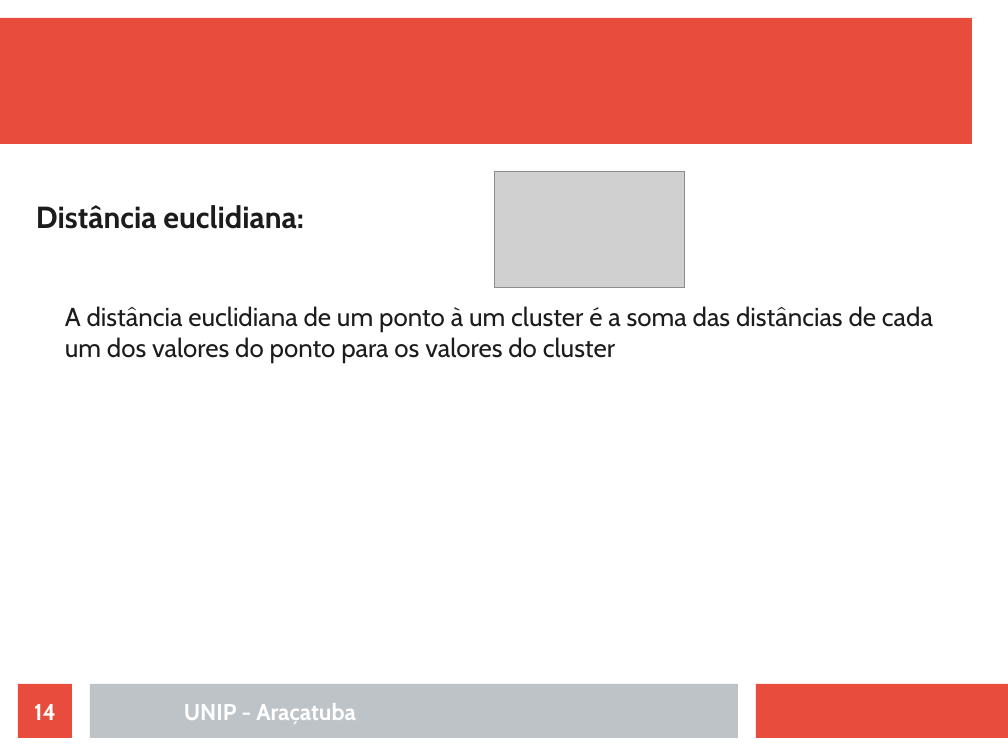
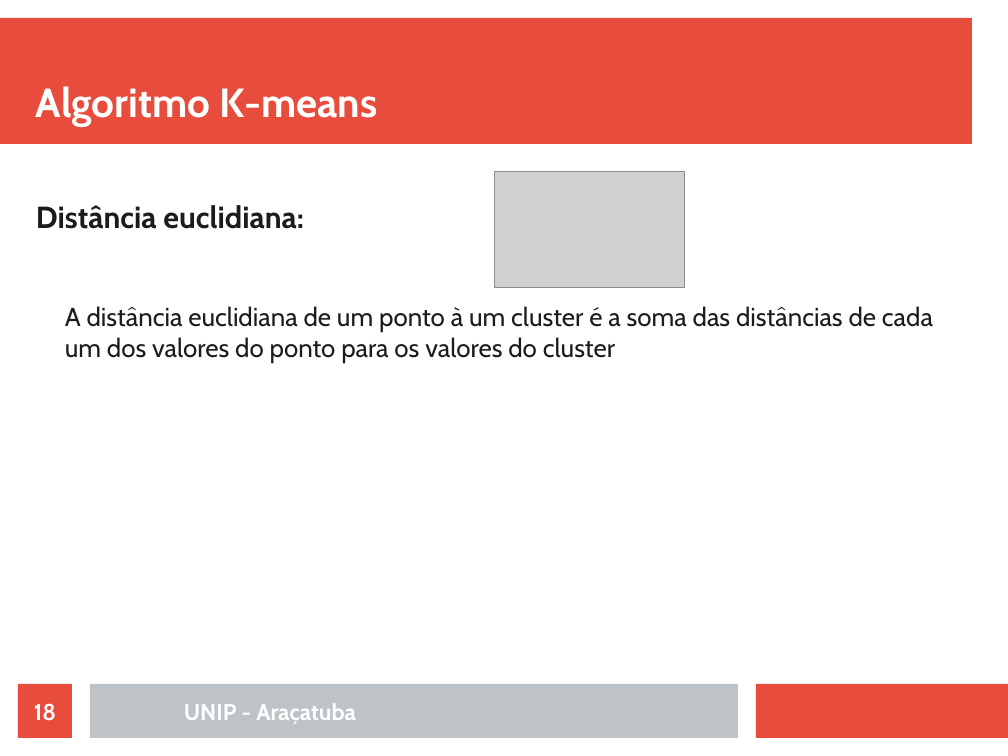
Before and after one commit to rafaelstojoao/pos-unip, a slide deck: slide 18 of [2020][modulo][Machine_Learning]/[aula]02[Agrupamento].odp (slide 14 before the commit). Drawn at 1008x756 pixels with LibreOffice and Linux fonts; fonts in the diff are those of the drawing; grey boxes stand for pictures. Boxes give left, top, right and bottom in pixels: in the first picture for what was removed or moved away, otherwise in the second. Text is boxed around its words. In the diff, an @@ line names an element or a change of style, - is before the commit and + after.

```diff
--- a/[2020][modulo][Machine_Learning]/[aula]02[Agrupamento].odp
+++ b/[2020][modulo][Machine_Learning]/[aula]02[Agrupamento].odp
@@ title added at [36,86,377,127], 32 pt, text #FFFFFF, bold @@
+Algoritmo K-means
@@ page number at [34,703,56,721]: text changed @@
-14
+18
```
Also in this commit, not shown: 5 other slides changed, 6 slides added, 1 other file.
